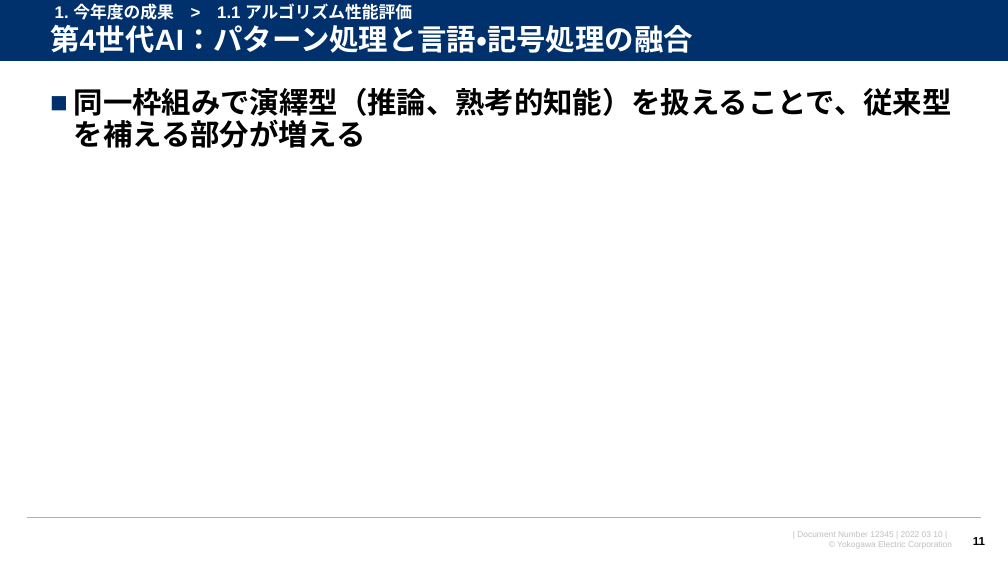
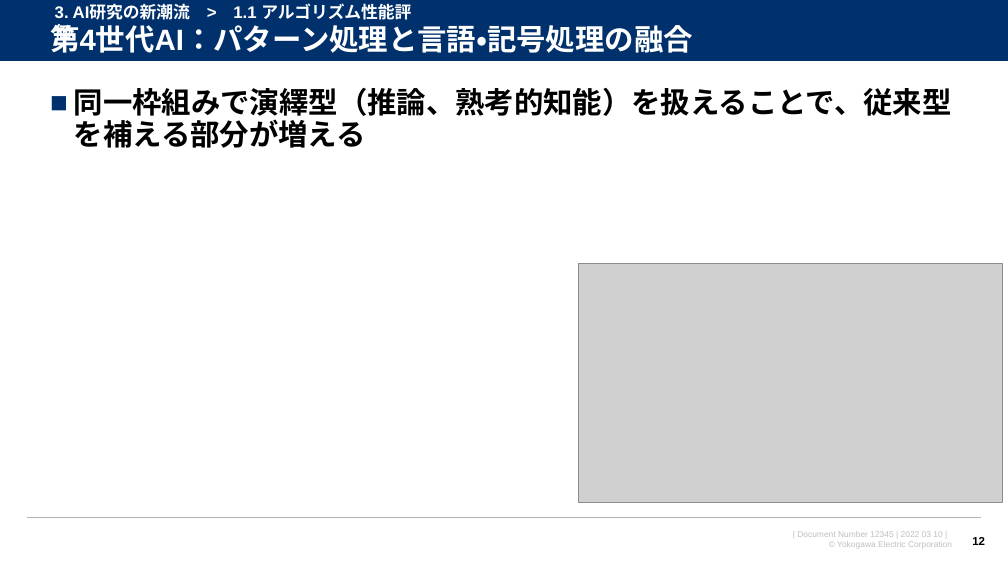
Before and after one commit to watarukumagai-git/opt, a slide deck: slide 12 of MMW/20220310_MMW_kumagai_rev.0.pptx (slide 11 before the commit). Drawn at 1008x567 pixels with LibreOffice and Linux fonts; fonts in the diff are those of the drawing; grey boxes stand for pictures; background and template pictures are left out. Boxes give left, top, right and bottom in pixels: in the first picture for what was removed or moved away, otherwise in the second. Text is boxed around its words. In the diff, an @@ line names an element or a change of style, - is before the commit and + after.

```diff
--- a/MMW/20220310_MMW_kumagai_rev.0.pptx
+++ b/MMW/20220310_MMW_kumagai_rev.0.pptx
@@ text at [55,3,411,23]: text changed @@
-1. 今年度の成果 > 1.1 アルゴリズム性能評価
+3. AI研究の新潮流 > 1.1 アルゴリズム性能評価
@@ picture added at [579,264,1003,502] @@
@@ page number at [972,537,985,545]: text changed @@
-11
+12
```
Also in this commit, not shown: 9 other slides changed, 4 slides added, 7 slides removed, 1 other file.
